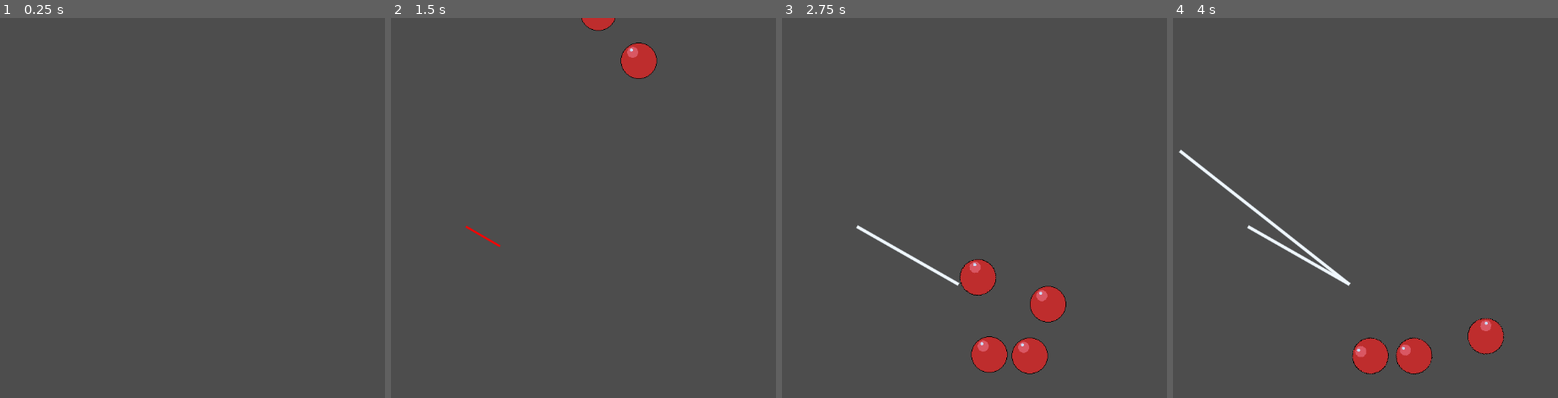
Above: before the commit, frames 1-4 (left to right).
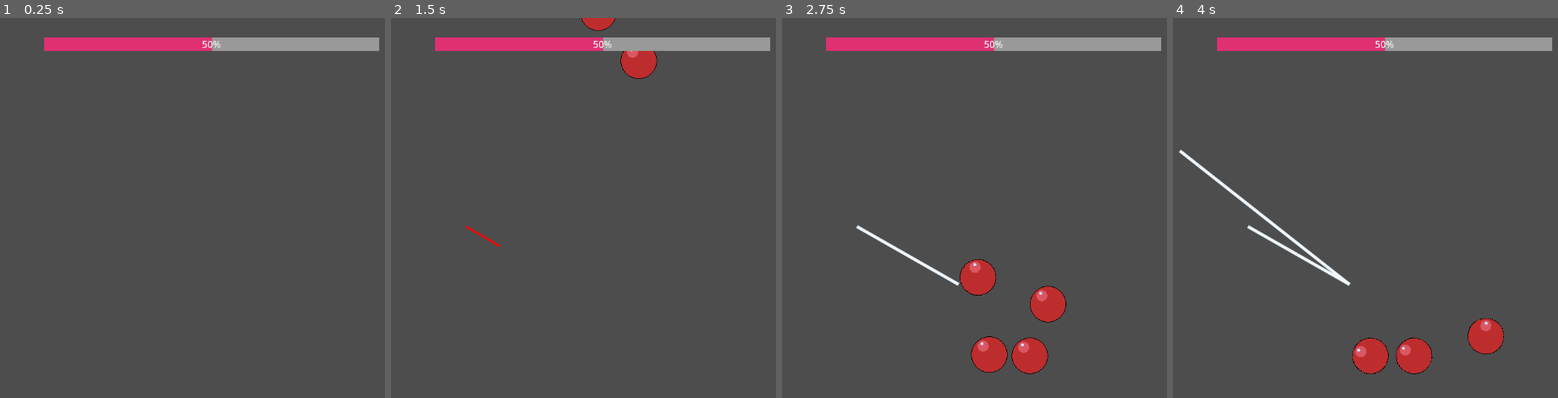
Above: after the commit, the same moments.

Repository: ozlow-hash/physics-rope
Game: Godot game, scene res://Level.tscn
The game is run twice, just before and just after one commit, with the same random seed, the same clock (stepped at 60 frames per second) and the same inputs.
Inputs (mouse positions are in pixels of both pictures, inside the frame that each line leads up to):
- Up to frame 1 (0.25 s): no input
- Up to frame 2 (1.5 s): tap Enter at 0.5 s; move the mouse to (749, 189) at 0.52 s; press the mouse at (749, 189) at 0.53 s; release the mouse at (749, 189) at 1.25 s; drag from (464, 227) to (568, 284) at 1.27 s
- Up to frame 3 (2.75 s): move the mouse to (1059, 124) at 2.02 s; press the mouse at (1059, 124) at 2.03 s
- Up to frame 4 (4 s): release the mouse at (1450, 124) at 2.75 s; drag from (1350, 284) to (1180, 151) at 2.77 s; move the mouse to (outside the picture) at 3.52 s; press the mouse at (outside the picture) at 3.53 s

The runs differ from the first frame. In frame 1, 3.1% of the frame differs, in the area x 11-99%, y 5-9%; in frame 2, 3.1%; in frame 3, 3.1%; in frame 4, 3.1%.

Commit message:
added health bar

Diff:
--- a/Level.tscn
+++ b/Level.tscn
@@ -3,6 +3,7 @@
 [ext_resource type="PackedScene" uid="uid://ykqnk1mp8ktg" path="res://Player.tscn" id="1_bexhn"]
 [ext_resource type="PackedScene" uid="uid://ck37ad7hbq2oq" path="res://obj_ball/ball.tscn" id="2_t7iv1"]
 [ext_resource type="PackedScene" uid="uid://edaexxccujv" path="res://obj_wall/wall.tscn" id="3_2nifc"]
+[ext_resource type="PackedScene" uid="uid://xk330idfxyro" path="res://hud.tscn" id="4_wkftn"]
 
 [node name="Level" type="Node2D" unique_id=1858084982]
 
@@ -24,3 +25,6 @@
 
 [node name="StaticBody2D" parent="." unique_id=224292735 instance=ExtResource("3_2nifc")]
 position = Vector2(0, 293)
+
+[node name="hud" parent="." unique_id=1067405907 instance=ExtResource("4_wkftn")]
+position = Vector2(2, -291)
--- a/Player.tscn
+++ b/Player.tscn
@@ -4,3 +4,5 @@
 
 [node name="Node2D" type="Node2D" unique_id=1271217963]
 script = ExtResource("1_xhfnw")
+
+[connection signal="rope_placed" from="." to="." method="_on_rope_placed"]
--- a/UI_remaining_rope.tscn
+++ /dev/null
@@ -1,7 +0,0 @@
-[gd_scene format=3 uid="uid://xk330idfxyro"]
-
-[node name="UiRemainingRope" type="Node2D" unique_id=1067405907]
-
-[node name="Line2D" type="Line2D" parent="." unique_id=714353836]
-points = PackedVector2Array(0, 0)
-width = 200.0
--- /dev/null
+++ b/global.gd
@@ -0,0 +1,4 @@
+extends Node
+
+
+var line_length = 0
--- /dev/null
+++ b/hud.gd
@@ -0,0 +1,9 @@
+extends ProgressBar
+
+@onready var rope_bar = $"."
+
+#var rope_hp = 1000
+#var rope_lost = Global.line_length
+#
+#func _ready():
+	#rope_bar.value = rope_hp
--- /dev/null
+++ b/hud.tscn
@@ -0,0 +1,22 @@
+[gd_scene format=3 uid="uid://xk330idfxyro"]
+
+[ext_resource type="Script" uid="uid://f2ymf0dm6rw6" path="res://hud.gd" id="1_37p78"]
+
+[sub_resource type="Theme" id="Theme_eia76"]
+
+[sub_resource type="StyleBoxFlat" id="StyleBoxFlat_m2ww5"]
+
+[sub_resource type="StyleBoxFlat" id="StyleBoxFlat_4pl60"]
+bg_color = Color(0.8737798, 0.18982518, 0.44719082, 1)
+
+[node name="hud" type="Node2D" unique_id=1067405907]
+
+[node name="RopeBar" type="ProgressBar" parent="." unique_id=1095105157]
+offset_left = -285.0
+offset_right = 286.0
+offset_bottom = 23.0
+theme = SubResource("Theme_eia76")
+theme_override_styles/background = SubResource("StyleBoxFlat_m2ww5")
+theme_override_styles/fill = SubResource("StyleBoxFlat_4pl60")
+value = 50.0
+script = ExtResource("1_37p78")
--- a/player.gd
+++ b/player.gd
@@ -1,11 +1,13 @@
 extends Node2D
+
+#signal rope_placed()
 
 var draw_start: Vector2
 var draw_held: Vector2
 var draw_end: Vector2
 var dragging = false
 
-var line_length = 0
+#var line_length = 0
 #var length = draw_start.distance_to(draw_end)
 
 var drawn_lines = [] #stores completed liens
@@ -25,8 +27,9 @@
 			dragging = false
 			draw_end = get_global_mouse_position()
 			drawn_lines.append({"start": draw_start, "end": draw_end})
-			line_length = draw_start.distance_to(draw_end)
+			Global.line_length = draw_start.distance_to(draw_end)
 			create_line_collision()
+			#rope_placed.emit(Global.line_length)
 
 			queue_redraw()
 	elif event is InputEventMouseMotion and dragging: #draw the preview of the line
@@ -40,7 +43,7 @@
 	#create shape and size of collision
 	var shape = RectangleShape2D.new()
 	var height = 10
-	var col_shape = Vector2(line_length,height)
+	var col_shape = Vector2(Global.line_length,height)
 	shape.size = col_shape
 
 	#set angle of collision
@@ -61,3 +64,6 @@
 		draw_line(line["start"], line["end"], Color.ALICE_BLUE, 4, true)
 	if dragging:
 		draw_line(draw_start, draw_held, Color.RED, 2, true)
+#
+#func _on_rope_placed() -> void:
+	#pass # Replace with function body.
--- a/project.godot
+++ b/project.godot
@@ -15,6 +15,10 @@
 config/features=PackedStringArray("4.6", "Forward Plus")
 config/icon="res://icon.svg"
 
+[autoload]
+
+Global="*uid://dir6l2iyn67bj"
+
 [input]
 
 Draw={
Not shown, added: global.gd.uid
Not shown, added: hud.gd.uid
